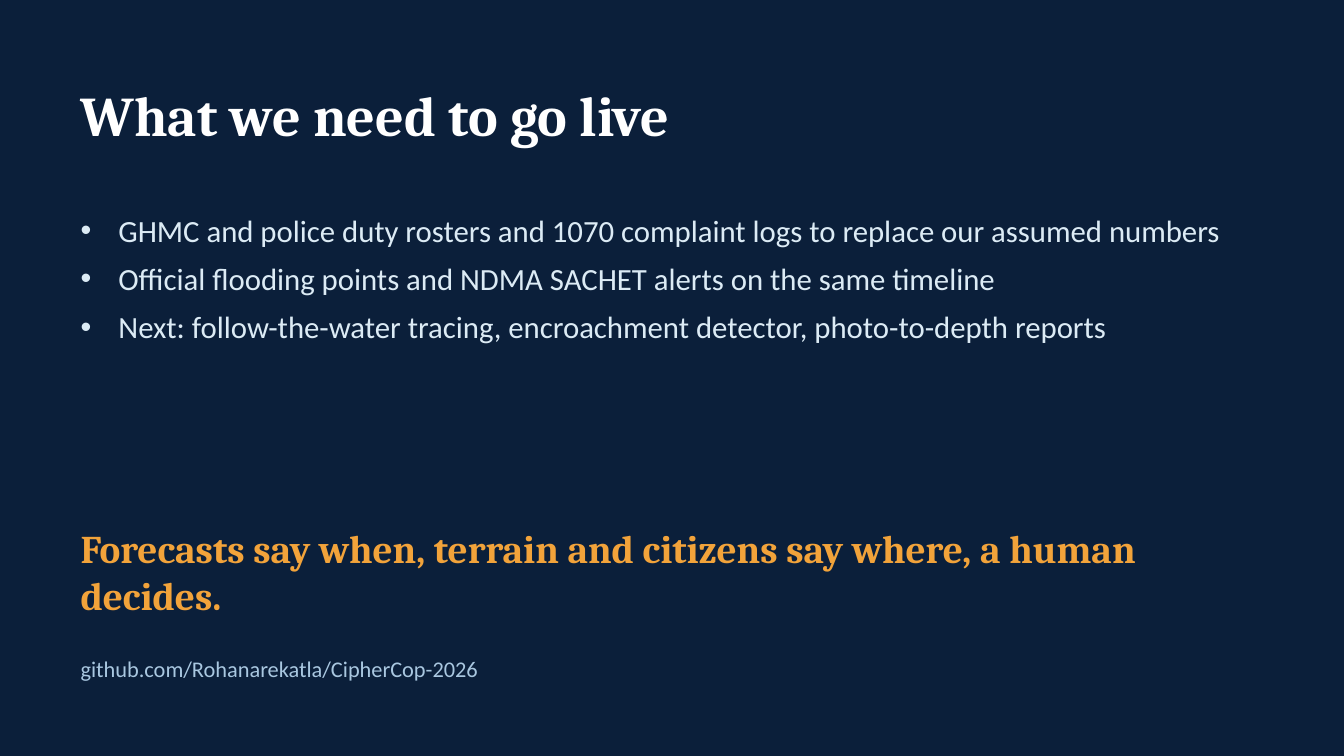
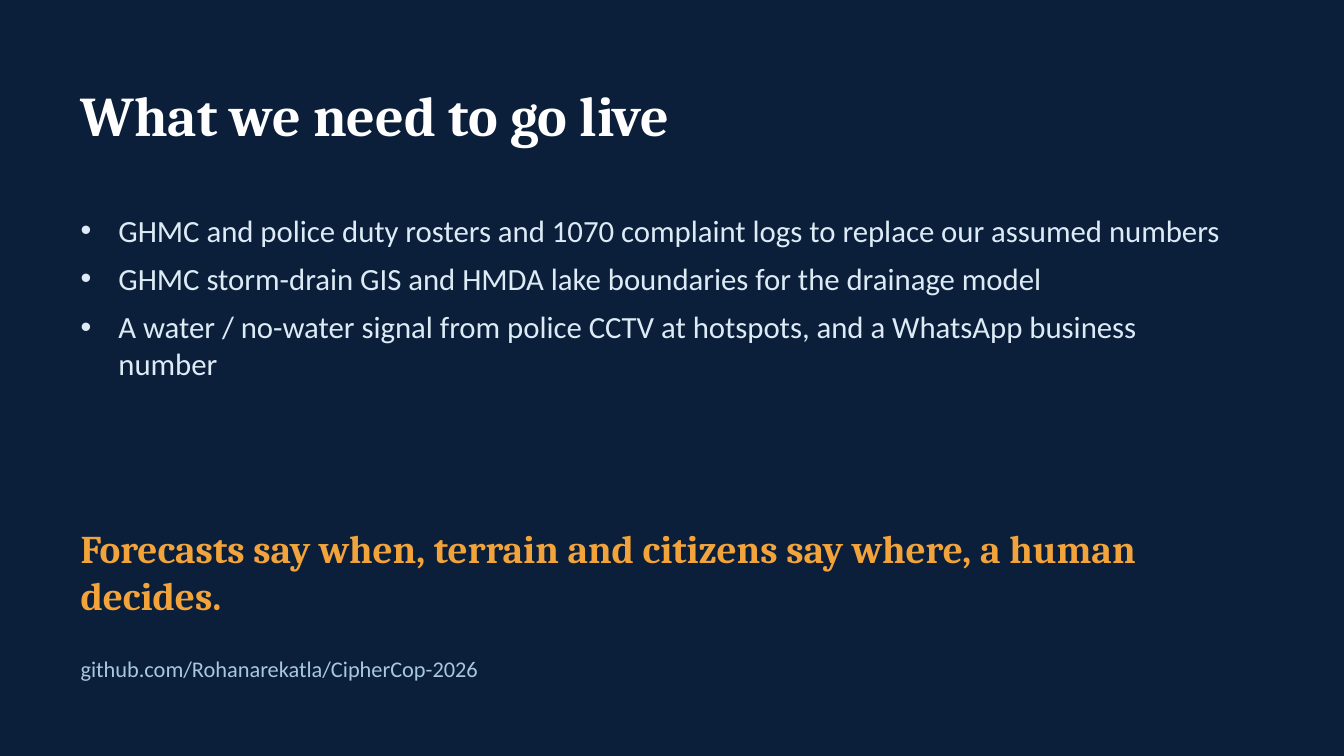
Before and after one commit to Rohanarekatla/CipherCop-2026, a slide deck: slide 12 of submission/CipherCop2026_AI-vengers_Presentation.pptx (slide 10 before the commit). Drawn at 1344x756 pixels with LibreOffice and Linux fonts; fonts in the diff are those of the drawing. Boxes give left, top, right and bottom in pixels: in the first picture for what was removed or moved away, otherwise in the second. Text is boxed around its words. In the diff, an @@ line names an element or a change of style, - is before the commit and + after.

```diff
--- a/submission/CipherCop2026_AI-vengers_Presentation.pptx
+++ b/submission/CipherCop2026_AI-vengers_Presentation.pptx
@@ text at [118, 268, 1136, 376]: text changed @@
-• Official flooding points and NDMA SACHET alerts on the same timeline
-• Next: follow-the-water tracing, encroachment detector, photo-to-depth reports
+• GHMC storm-drain GIS and HMDA lake boundaries for the drainage model
+• A water / no-water signal from police CCTV at hotspots, and a WhatsApp business number
```
Also in this commit, not shown: 3 other slides changed, 2 slides added, 4 other files.
